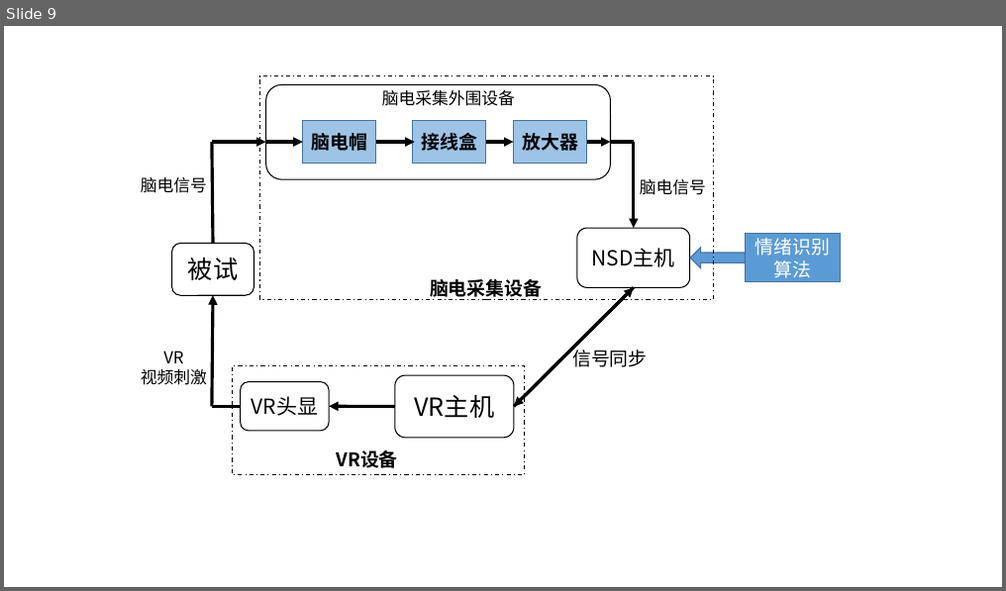
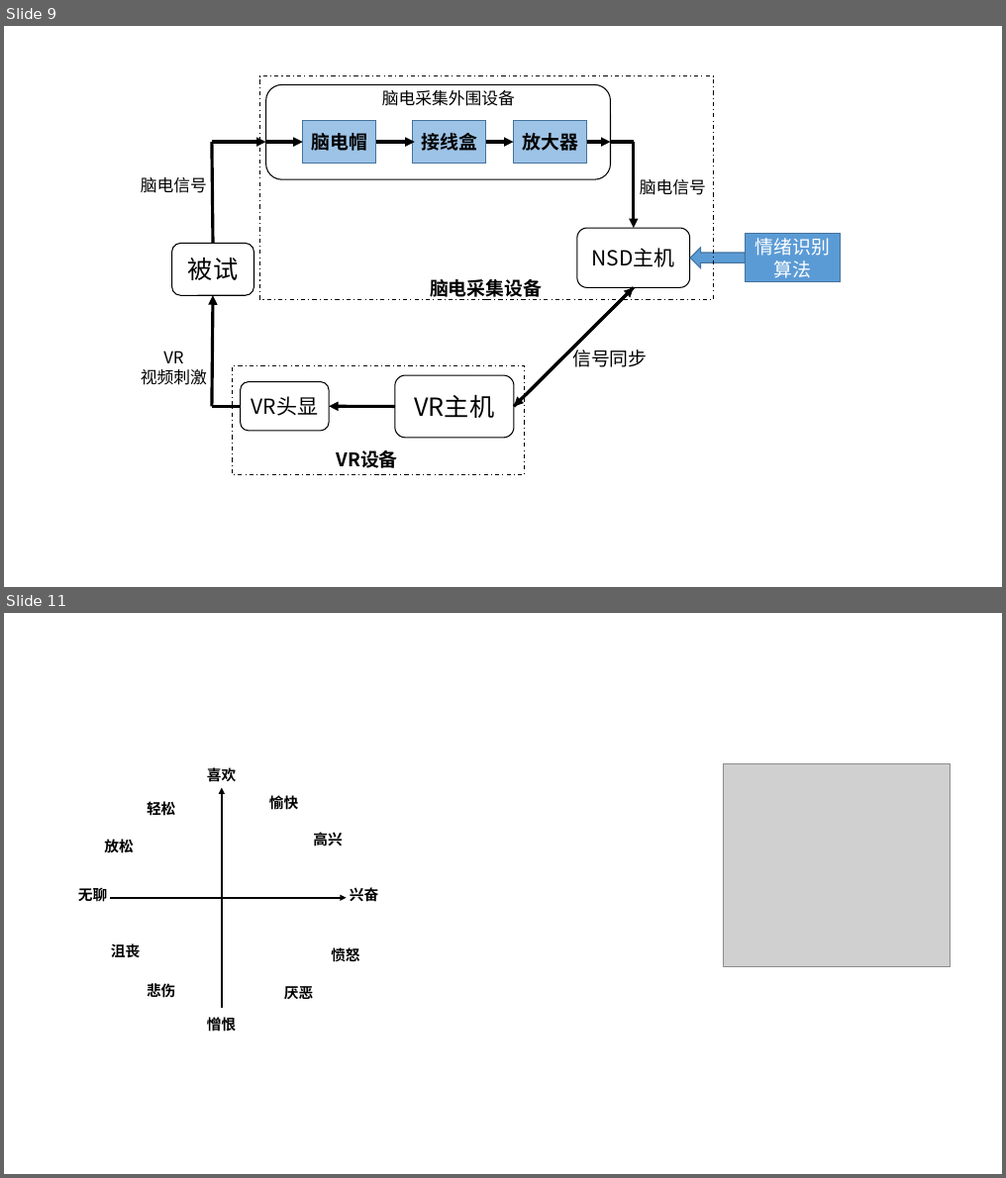
Before and after one commit to wandouqiang/-, a slide deck: 图集.pptx. Shown one above the other, each under a label of ours: slide 9 before the commit, slides 9 and 11 after it; the slides between them are not shown. The pictures are 1006x591 and 1006x1178 pixels, drawn with LibreOffice and Linux fonts; fonts in the diff are those of the drawing; grey boxes stand for pictures. Boxes give left, top, right and bottom in pixels: in the first picture for what was removed or moved away, otherwise in the second. Text is boxed around its words. In the diff, an @@ line names an element or a change of style, - is before the commit and + after.

```diff
--- a/图集.pptx
+++ b/图集.pptx
@@ slide 11 added at [4, 613, 1002, 1174], background #FFFFFF @@
@@ text added at [207, 767, 236, 781], 14 pt, text #000000, bold @@
+喜欢
@@ arrow added from (222, 1008) to (222, 788), #000000 1.5 pt @@
@@ picture added at [724, 763, 950, 967] @@
@@ text added at [147, 801, 175, 816], 14 pt, text #000000, bold @@
+轻松
@@ text added at [269, 793, 298, 812], 14 pt, text #000000, bold @@
+愉快
@@ text added at [104, 839, 133, 853], 14 pt, text #000000, bold @@
+放松
@@ text added at [313, 832, 342, 847], 14 pt, text #000000, bold @@
+高兴
@@ text added at [78, 888, 107, 901], 14 pt, text #000000, bold @@
+无聊
@@ arrow added from (110, 898) to (347, 898), #000000 1.5 pt @@
@@ text added at [350, 887, 378, 902], 14 pt, text #000000, bold @@
+兴奋
@@ text added at [111, 944, 140, 958], 14 pt, text #000000, bold @@
+沮丧
@@ text added at [331, 947, 359, 965], 14 pt, text #000000, bold @@
+愤怒
@@ text added at [147, 983, 175, 997], 14 pt, text #000000, bold @@
+悲伤
@@ text added at [284, 986, 313, 999], 14 pt, text #000000, bold @@
+厌恶
@@ text added at [207, 1015, 236, 1034], 14 pt, text #000000, bold @@
+憎恨
```
Also in this commit, not shown: 2 other slides added, 4 other files.
